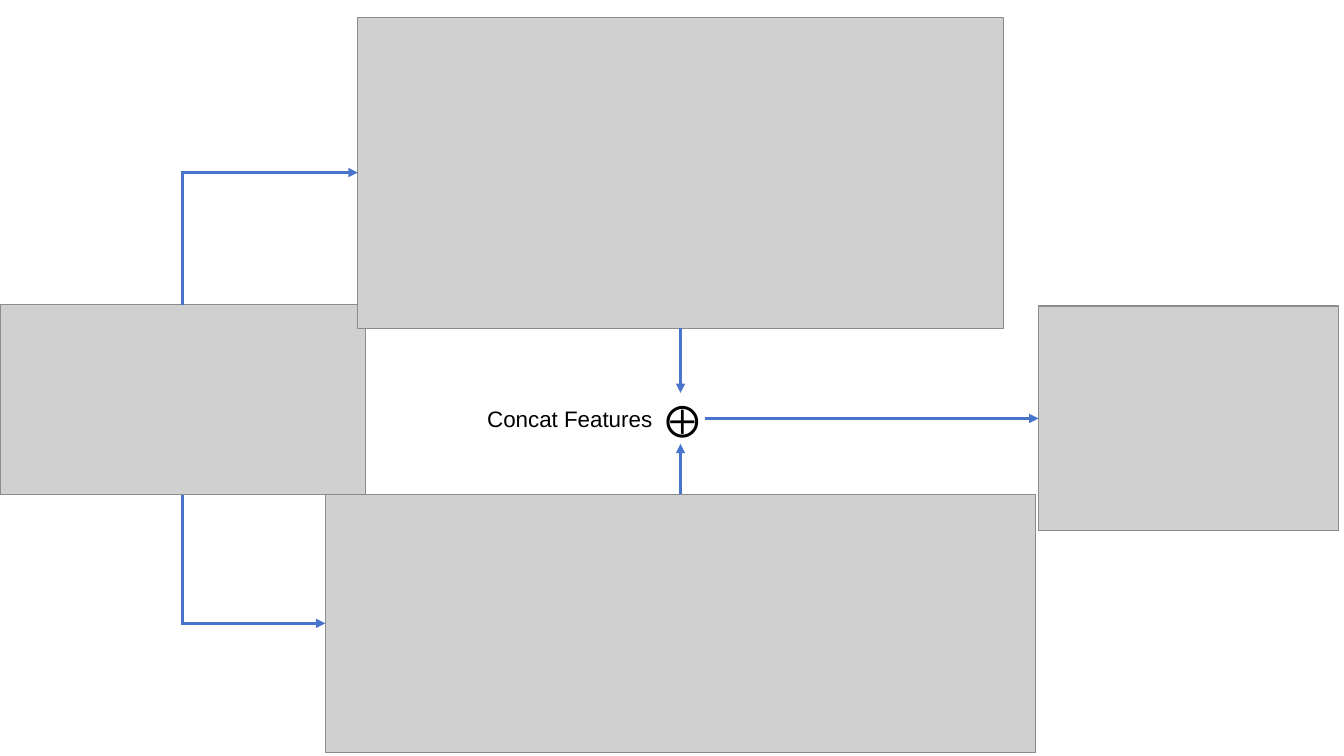
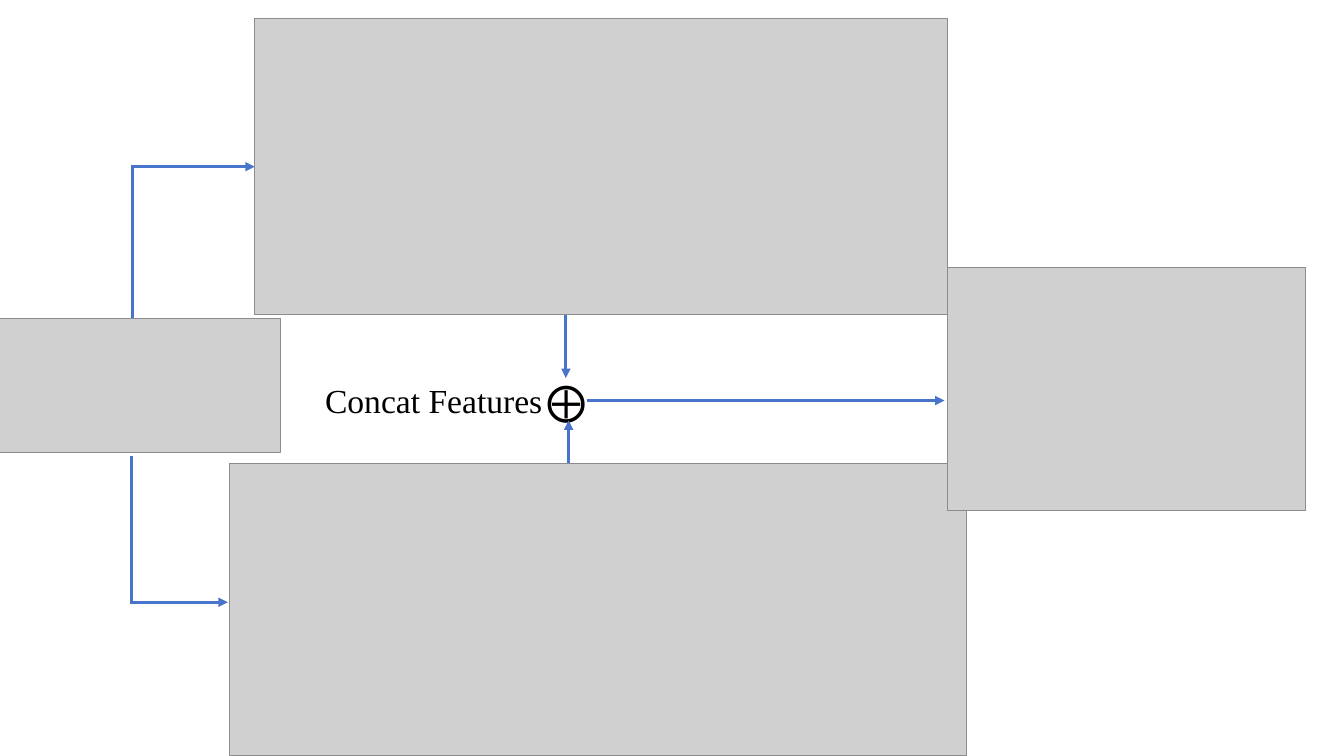
Before and after one commit to wuchenhu98/lunwen, a slide deck: slide 19 of 论文插图.pptx. Drawn at 1344x756 pixels with LibreOffice and Linux fonts; fonts in the diff are those of the drawing; grey boxes stand for pictures. Boxes give left, top, right and bottom in pixels: in the first picture for what was removed or moved away, otherwise in the second. Text is boxed around its words. In the diff, an @@ line names an element or a change of style, - is before the commit and + after.

```diff
--- a/论文插图.pptx
+++ b/论文插图.pptx
@@ picture: place and size @@
-picture at [358,17,1004,329]
+picture at [255,19,948,316]
@@ elbow arrow moved from (182, 304) - (358, 172) to (133, 320) - (255, 166) @@
@@ picture: place and size @@
-picture at [1038,307,1339,531]
+picture at [948,267,1306,510]
@@ picture: place and size @@
-picture at [0,304,365,495]
+picture at [0,319,280,453]
@@ arrow moved from (681, 328) - (681, 393) to (566, 314) - (566, 378) @@
@@ text "Concat Features": place and size @@
-text "Concat Features" at [487,411,652,428]
+text "Concat Features" at [325,390,543,414]
@@ text "Concat Features" at [325,390,543,414]: size 16 to 24 pt, font Arial to Times New Roman @@
@@ text "⨁": place and size @@
-text "⨁" at [655,393,705,444]
+text "⨁" at [537,372,587,430]
@@ text "⨁" at [537,372,587,430]: size 24 to 28 pt @@
@@ arrow moved from (706, 418) - (1038, 418) to (587, 400) - (945, 400) @@
@@ arrow moved from (681, 495) - (681, 444) to (569, 471) - (569, 420) @@
@@ elbow arrow moved from (182, 495) - (326, 623) to (131, 456) - (228, 602) @@
@@ picture: place and size @@
-picture at [326,495,1036,753]
+picture at [230,463,967,756]
```
Also in this commit, not shown: 4 other slides changed, 3 slides added, 3 slides removed, 1 other file.
